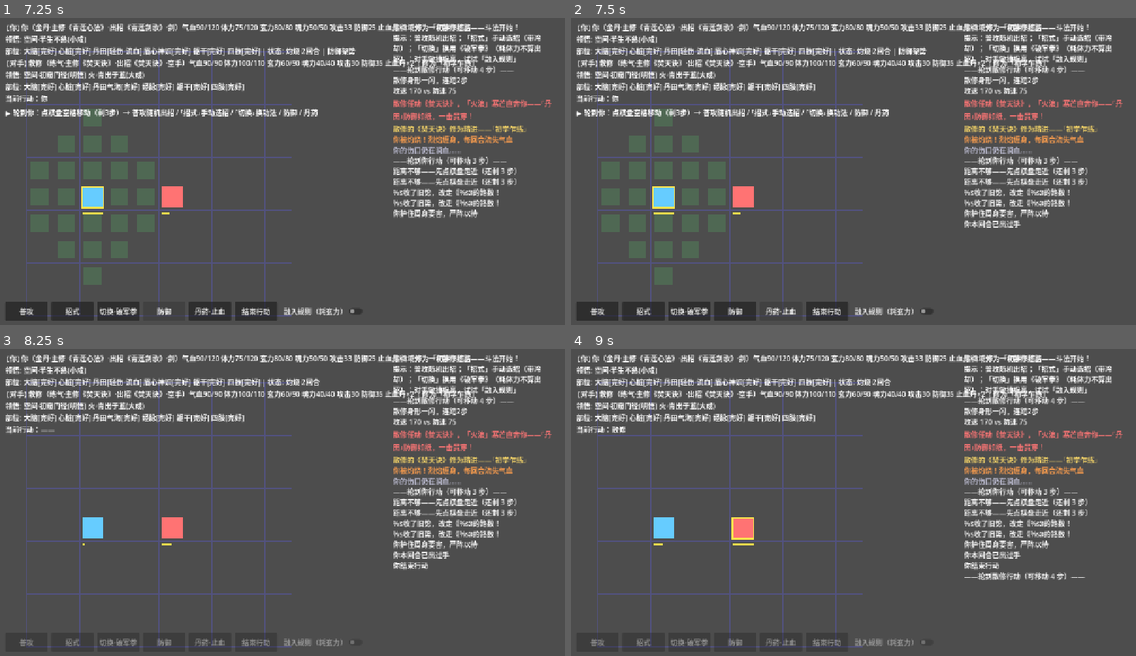
Above: before the commit, frames 1-4 (two rows, left to right).
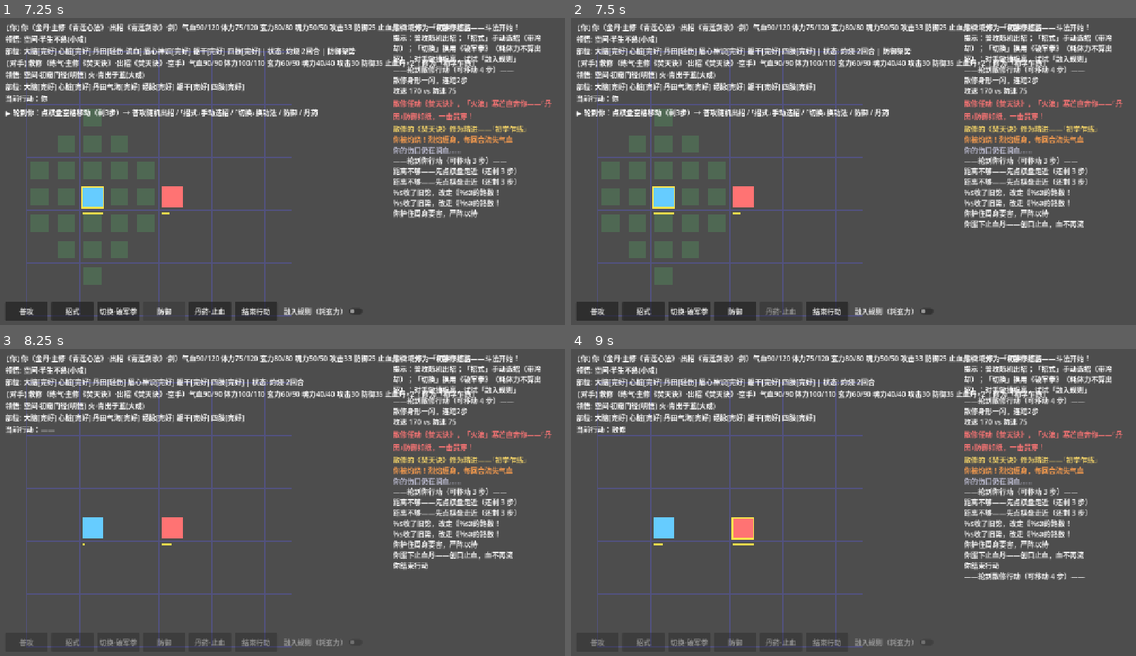
Above: after the commit, the same moments.

Repository: ChocLiu/wandaozhengming
Game: Godot game, scene res://scenes/battle.tscn
Same seed, same stepped clock (60 frames per second), same inputs: the game is played once before the commit and once after it.
Inputs (mouse positions are in pixels of both pictures, inside the frame that each line leads up to):
- Up to frame 1 (7.25 s): tap Enter at 0.5, 2 s; move the mouse to (406, 159) at 0.52 s; click (406, 159) at 0.67 s; tap Space at 1.25 s; move the mouse to (169, 189) at 1.27 s; click (169, 189) at 1.42 s; move the mouse to (339, 103) at 2.02 s; click (339, 103) at 2.17 s; click "普攻" at 2.75 s; click "招式" at 3.5 s; click "起手式·莲开" at 4.25 s; click "切换·破军拳" at 5 s; click "切换·青莲剑歌" at 5.75 s; click "防御" at 6.5 s
- Up to frame 2 (7.5 s): click "丹药·止血" at 7.25 s
- Up to frame 3 (8.25 s): click "结束行动" at 8 s
- Up to frame 4 (9 s): tap Space at 8.75 s; move the mouse to (825, 570) at 8.77 s; click (825, 570) at 8.92 s

Frame 1 is identical in both runs. In frame 2, 1.1% of the frame differs, in the area x 21-91%, y 2-97%; in frame 3, 0.9%; in frame 4, 0.9%.

Commit message:
feat: 丹药每回合每种限用一次且不占攻防行动
规则(战斗系统§6): 丹药使用次数每回合单独计算, 每种每回合限一次,
不同丹药可各自使用, 不占用攻防行动次数(用完后仍可出招/移动)

实现:
- Unit.items_used_this_turn 每回合清零; 服用后该按钮本回合禁用
- _do_item 不再置 current_acted; AI 吃药后仍会出招
- 修复: AI 条件里 GDScript4 不支持的续行符

Diff:
--- a/godot/scripts/battle.gd
+++ b/godot/scripts/battle.gd
@@ -163,6 +163,7 @@
 	current_acted = false
 	pending_move = null
 	u.move_left = maxi(1, ceili(u.move_speed / 20.0))
+	u.items_used_this_turn.clear()  # 丹药每回合每种限用一次
 	_tick_cooldowns(u)
 	# —— 回合结算：失血与持续状态（按回合，不按实时——挂机不会流血而死）——
 	var bleed: float = BodySystem.bleed_amount(u)
@@ -326,13 +327,11 @@
 
 
 func _on_item_requested() -> void:
-	if current_actor != player or current_acted:
-		if current_acted:
-			_say(Nar.acted_already(player))
+	if current_actor != player:
 		return
 	_do_item(player)
-	current_acted = true
-	if player.move_left <= 0:
+	# 丹药不占出招机会：已出手且无步数时才自动结束回合
+	if current_acted and player.move_left <= 0:
 		_end_turn(player)
 
 
@@ -358,7 +357,10 @@
 	var want_range := _max_ready_range(u)
 	if _chebyshev(u.pos, target.pos) > want_range:
 		_ai_move_toward(u, target, want_range)
-	# 2) 在射程内 → 随机出招（英雄坛说式），无招可用则防御兜底
+	# 2) 丹药不占行动——流血先吃药（每回合每种限一次），再出招
+	if _bleeding(u) and int(u.items.get("止血丹", 0)) > 0 and int(u.items_used_this_turn.get("止血丹", 0)) < 1 and randf() < 0.3:
+		_do_item(u)
+	# 3) 在射程内 → 随机出招（英雄坛说式），无招可用则防御兜底
 	if not current_acted:
 		var move := _pick_random_move(u)
 		if move != null and _in_range(u, target, move):
@@ -487,13 +489,20 @@
 	_say(Nar.defend(u))
 
 
+## 丹药规则：每回合每种限用一次、不占攻防行动次数（《战斗系统》§6）
 func _do_item(u: Unit) -> void:
+	if int(u.items_used_this_turn.get("止血丹", 0)) >= 1:
+		_say(Nar.item_used_this_turn(u))
+		return
 	if int(u.items.get("止血丹", 0)) <= 0:
 		_say(Nar.no_item(u))
 		return
 	u.items["止血丹"] = int(u.items["止血丹"]) - 1
+	u.items_used_this_turn["止血丹"] = int(u.items_used_this_turn.get("止血丹", 0)) + 1
 	BodySystem.seal_wounds(u)
 	_say(Nar.seal(u))
+	if u == player:
+		hud.set_item_used(true)
 
 
 func _check_death(u: Unit) -> void:
--- a/godot/scripts/narration.gd
+++ b/godot/scripts/narration.gd
@@ -108,6 +108,10 @@
 	return {"t": "%s服下止血丹——创口止血，血不再流" % u.display_name, "c": C_INFO}
 
 
+static func item_used_this_turn(u) -> Dictionary:
+	return {"t": "%s本回合已服过此丹，药力未化，不宜再服" % u.display_name, "c": C_INFO}
+
+
 static func no_item(u) -> Dictionary:
 	return {"t": "%s摸向药囊——止血丹已经用尽了" % u.display_name, "c": C_INFO}
 
--- a/godot/scripts/unit.gd
+++ b/godot/scripts/unit.gd
@@ -39,6 +39,7 @@
 var technique_proficiency: Dictionary = {}  # 功法修为值：{功法id: 值}
 var dao_proficiency: Dictionary = {}  # 道领悟值（P0 仅显示）
 var items: Dictionary = {"止血丹": 3}
+var items_used_this_turn: Dictionary = {}  # {药名: 本回合已用次数}——每回合每种丹药限用一次（回合开始清零）
 var pos: Vector2i = Vector2i(5, 5)    # 场上位置
 
 
--- a/godot/ui/battle_hud.gd
+++ b/godot/ui/battle_hud.gd
@@ -24,7 +24,9 @@
 var rule_toggle: CheckButton
 var restart_btn: Button
 var switch_btn: Button
+var item_btn: Button
 var _action_buttons: Array[Button] = []
+var _item_used := false       # 本回合该丹药已用（每回合每种限一次）
 var _battle = null
 
 
@@ -82,9 +84,9 @@
 	b = _make_button("防御", func(): defend_pressed.emit())
 	_action_buttons.append(b)
 	action_row.add_child(b)
-	b = _make_button("丹药·止血", func(): item_pressed.emit())
-	_action_buttons.append(b)
-	action_row.add_child(b)
+	item_btn = _make_button("丹药·止血", func(): item_pressed.emit())
+	_action_buttons.append(item_btn)
+	action_row.add_child(item_btn)
 	b = _make_button("结束行动", func(): end_turn_pressed.emit())
 	_action_buttons.append(b)
 	action_row.add_child(b)
@@ -113,12 +115,20 @@
 
 
 func enable_actions(enabled: bool) -> void:
+	if enabled:
+		_item_used = false  # 新回合，丹药限次清零
 	for b in _action_buttons:
-		b.disabled = not enabled
+		b.disabled = (not enabled) or (b == item_btn and _item_used)
 	rule_toggle.disabled = not enabled
 	if not enabled:
 		clear_parts()
 		clear_moves()
+
+
+## 本回合该丹药已用 → 禁用按钮（不占出招机会的丹药规则）
+func set_item_used(used: bool) -> void:
+	_item_used = used
+	item_btn.disabled = _item_used or item_btn.disabled
 
 
 ## 弹出招式面板（当前激活功法的招式池，带 CD 状态）
Not shown, changed: docs/03_玩法设计/战斗系统.md
